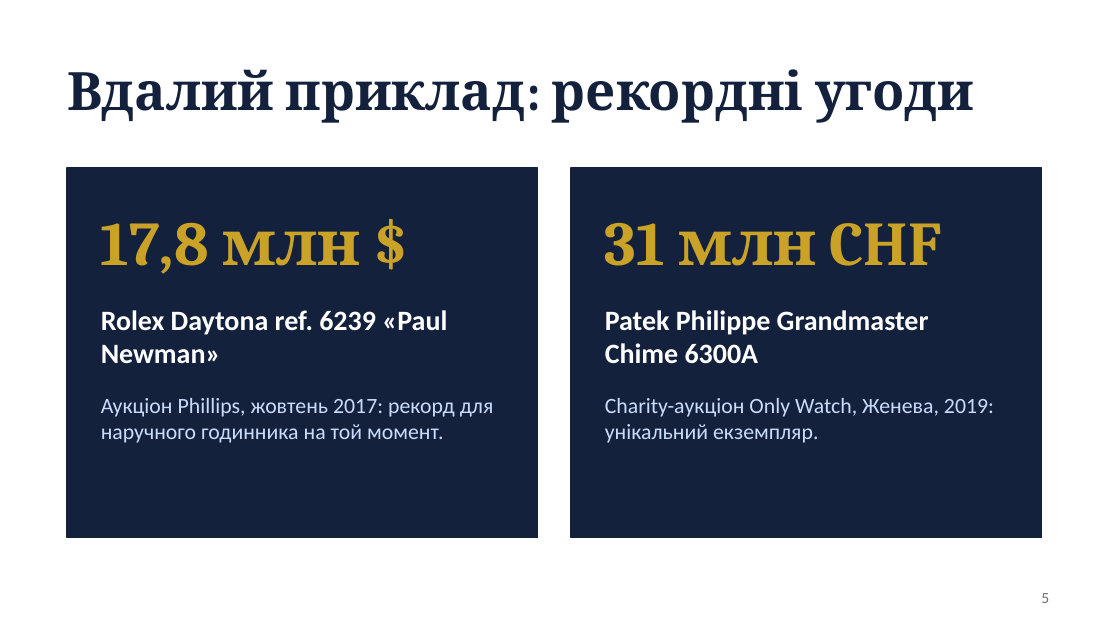
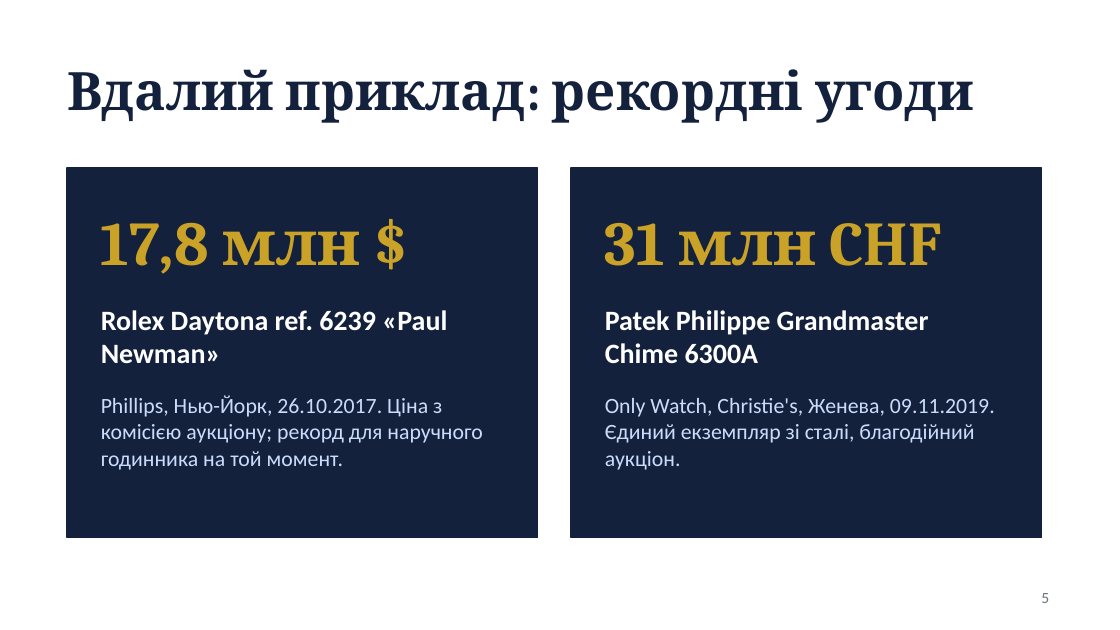
Before and after one commit to tak0dan/Kohana_Notion_Tasks, a slide deck: slide 5 of tasks/DONE_2026-11-05_Міжнародна_економіка_завдання2/Завд2_Альтернативні_інвестиції.pptx. Drawn at 1120x630 pixels with LibreOffice and Linux fonts; fonts in the diff are those of the drawing. Boxes give left, top, right and bottom in pixels: in the first picture for what was removed or moved away, otherwise in the second. Text is boxed around its words. In the diff, an @@ line names an element or a change of style, - is before the commit and + after.

```diff
--- a/tasks/DONE_2026-11-05_Міжнародна_економіка_завдання2/Завд2_Альтернативні_інвестиції.pptx
+++ b/tasks/DONE_2026-11-05_Міжнародна_економіка_завдання2/Завд2_Альтернативні_інвестиції.pptx
@@ text at [101,395,482,470]: text changed @@
-Аукціон Phillips, жовтень 2017: рекорд для наручного годинника на той момент.
+Phillips, Нью-Йорк, 26.10.2017. Ціна з комісією аукціону; рекорд для наручного годинника на той момент.
@@ text at [605,398,995,470]: text changed @@
-Charity-аукціон Only Watch, Женева, 2019: унікальний екземпляр.
+Only Watch, Christie's, Женева, 09.11.2019. Єдиний екземпляр зі сталі, благодійний аукціон.
```
Also in this commit, not shown: 1 other slide changed, 9 other files.
